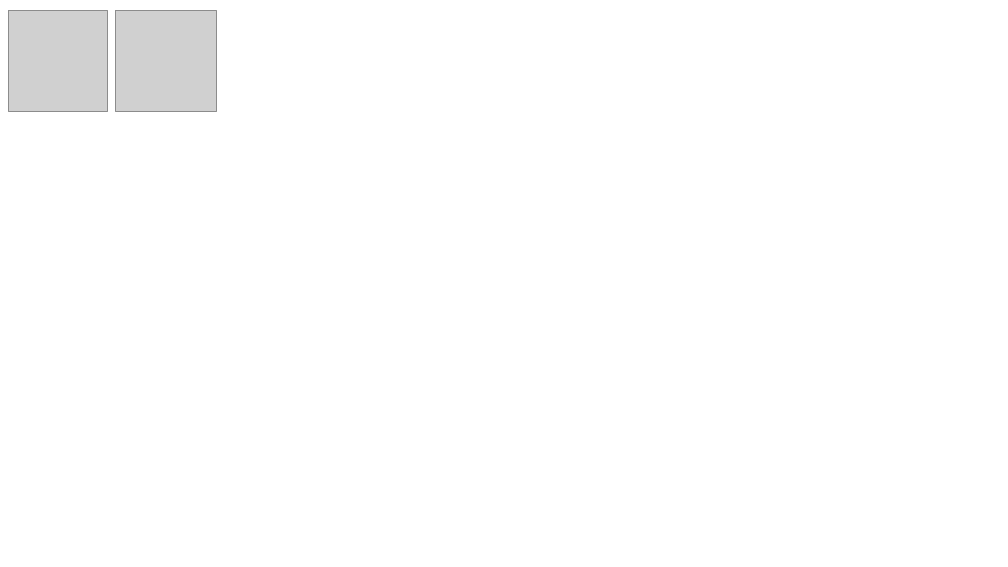
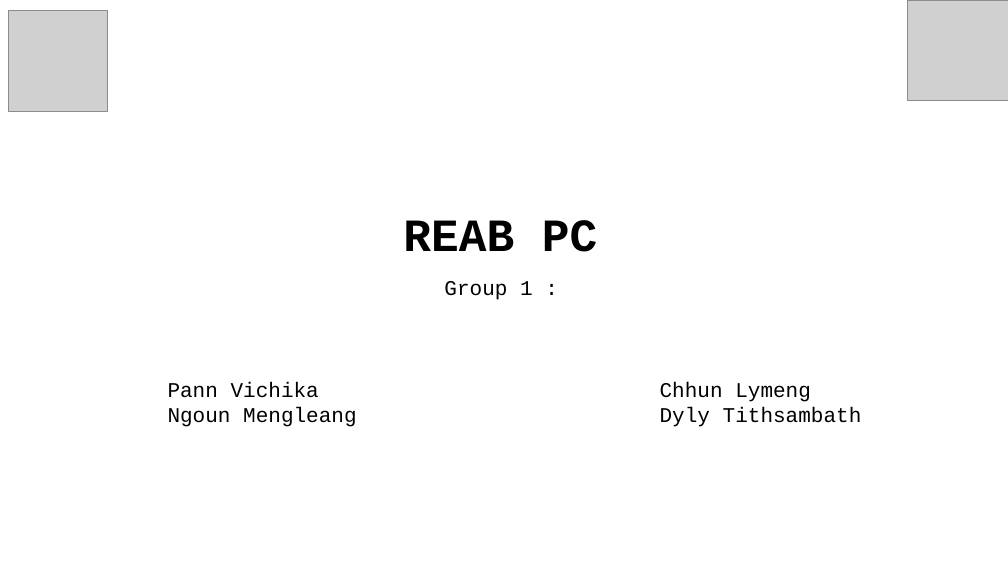
Before and after one commit to TithSambath/Web-Project-Y3, a slide deck: slide 1 of Presentation1.pptx. Drawn at 1008x567 pixels with LibreOffice and Linux fonts; fonts in the diff are those of the drawing; grey boxes stand for pictures. Boxes give left, top, right and bottom in pixels: in the first picture for what was removed or moved away, otherwise in the second. Text is boxed around its words. In the diff, an @@ line names an element or a change of style, - is before the commit and + after.

```diff
--- a/Presentation1.pptx
+++ b/Presentation1.pptx
@@ picture: place and size @@
-picture at (116, 11, 216, 111)
+picture at (907, 0, 1008, 101)
@@ text added at (403, 220, 597, 252), 44 pt, text #000000, bold @@
+REAB PC
@@ text added at (444, 281, 533, 300), 20 pt, text #000000 @@
+Group 1 :
@@ text added at (168, 382, 357, 427), 20 pt, text #000000 @@
+Pann Vichika
+Ngoun Mengleang
@@ text added at (660, 382, 862, 427), 20 pt, text #000000 @@
+Chhun Lymeng
+Dyly Tithsambath
```
Also in this commit, not shown: 5 other slides changed.
